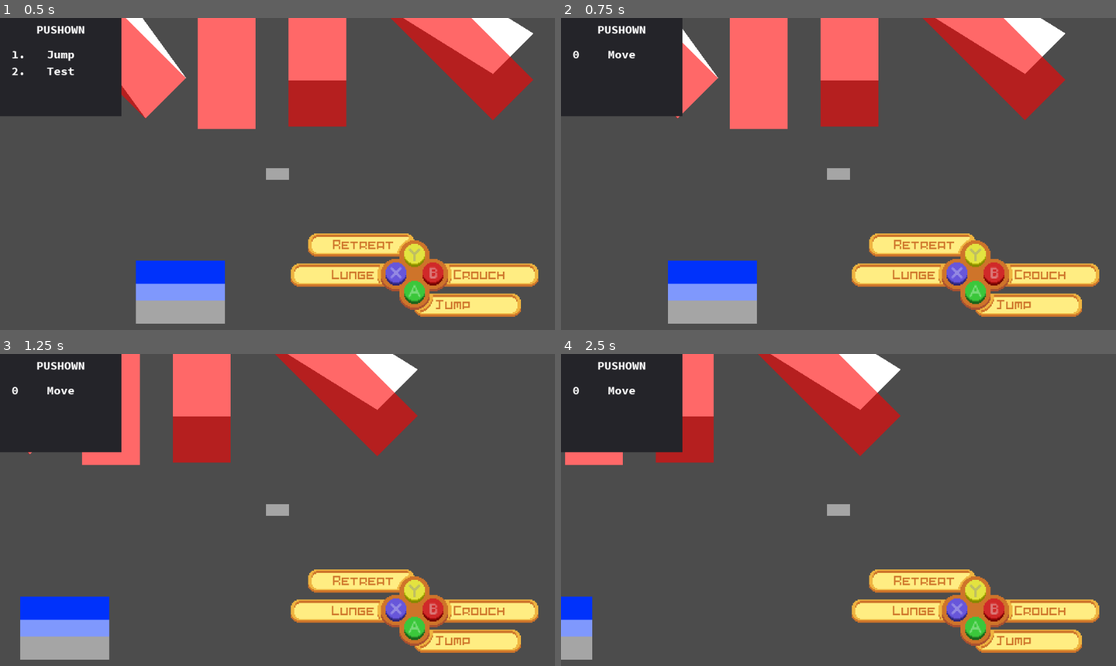
Above: before the commit, frames 1-4 (two rows, left to right).
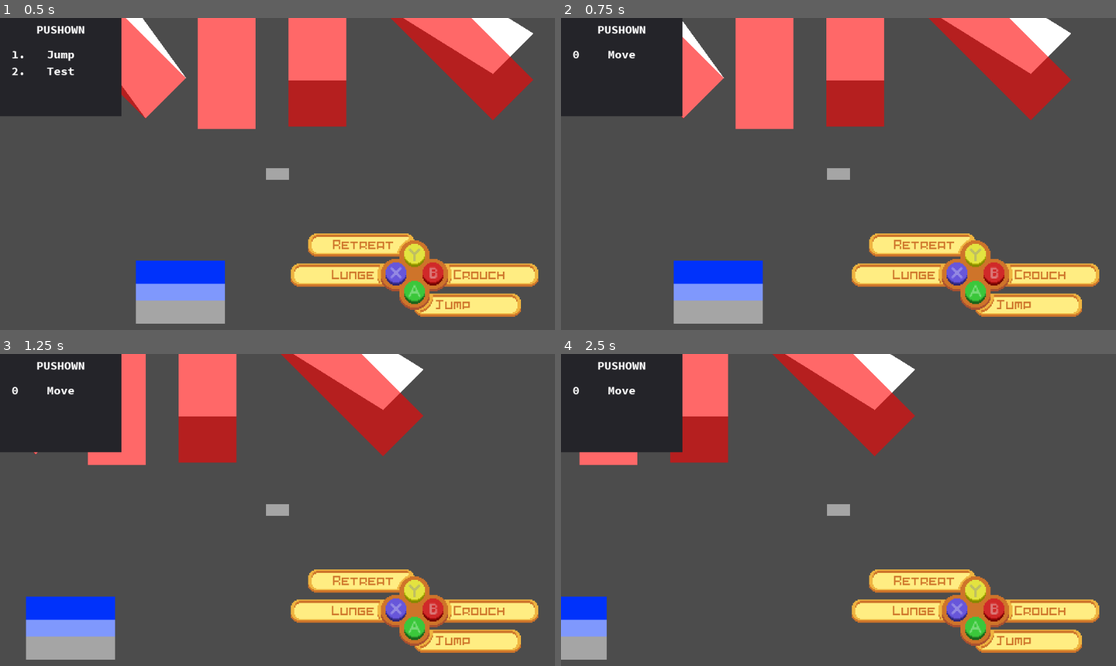
Above: after the commit, the same moments.

Repository: MTareqAzim/scratchpad
Game: Godot game, scene res://Scenes/World/World3.tscn
The game is run twice, just before and just after one commit, with the same random seed, the same clock (stepped at 60 frames per second) and the same inputs.
Inputs (mouse positions are in pixels of both pictures, inside the frame that each line leads up to):
- Up to frame 1 (0.5 s): no input
- Up to frame 2 (0.75 s): tap Enter at 0.5 s; move the mouse to (960, 158) at 0.52 s; hold Right (ui_right) from 0.53 s (still down); click (960, 158) at 0.67 s
- Up to frame 3 (1.25 s): keep holding Right (ui_right)
- Up to frame 4 (2.5 s): release Right (ui_right) at 1.25 s; drag from (727, 525) to (666, 378) at 1.27 s; tap Space at 2 s; move the mouse to (894, 441) at 2.02 s; hold Right (ui_right) from 2.03 s (still down)

Frame 1 is identical in both runs. In frame 2, 3.6% of the frame differs, in the area x 19-92%, y 0-98%; in frame 3, 2.8%; in frame 4, 4.3%, in the area x 0-64%, y 0-98%.

Commit message:
Fixed falling when going down slopes.

Diff:
--- a/Utils/Physics Bodies/kinematic_body_2p5d.gd
+++ b/Utils/Physics Bodies/kinematic_body_2p5d.gd
@@ -165,10 +165,14 @@
 	var closest_floor_dist := 0
 
 	if delta_movement.z >= 0:
-		closest_floor_dist = _get_closest_step_down_dist(delta_movement)
+		var closest_step_down_dist = _get_closest_step_down_dist(delta_movement)
+		if closest_step_down_dist != 0:
+			closest_floor_dist = closest_step_down_dist
 
 	if delta_movement.z <= 0:
-		closest_floor_dist = _get_closest_step_up_dist(delta_movement)
+		var closest_step_up_dist = _get_closest_step_up_dist(delta_movement)
+		if closest_step_up_dist != 0:
+			closest_floor_dist = closest_step_up_dist
 
 	delta_movement.z += closest_floor_dist
 
--- a/project.godot
+++ b/project.godot
@@ -329,6 +329,10 @@
 2d_physics/layer_1="Kinematic Body 2.5D"
 2d_physics/layer_2="Static Body 2.5D"
 
+[physics]
+
+common/physics_fps=30
+
 [rendering]
 
 quality/2d/use_pixel_snap=true
